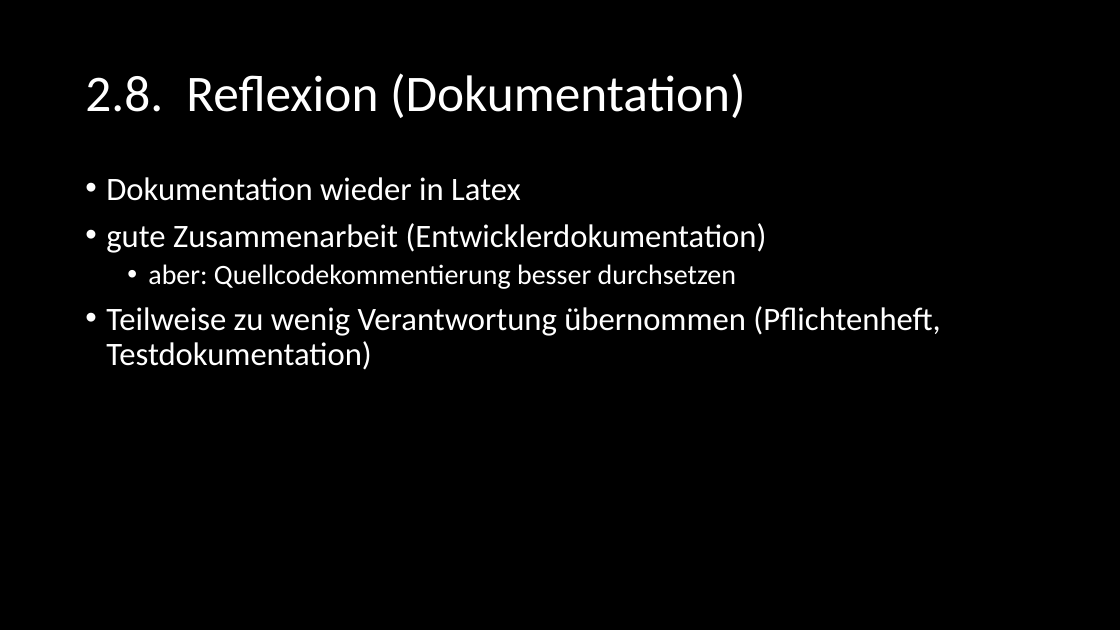
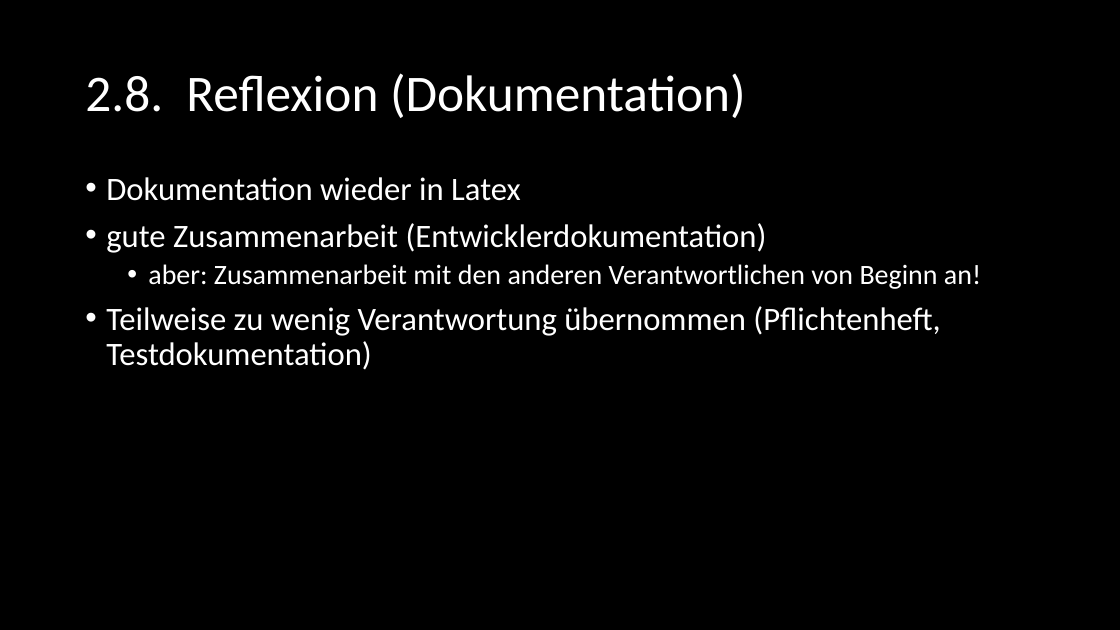
Before and after one commit to SE-Beleggruppe/Beleg_Planung, a slide deck: slide 20 of Präsentation/Felix - Dokumentation/SE_Dokumentation.pptx (slide 24 before the commit). Drawn at 1120x630 pixels with LibreOffice and Linux fonts; fonts in the diff are those of the drawing. Boxes give left, top, right and bottom in pixels: in the first picture for what was removed or moved away, otherwise in the second. Text is boxed around its words. In the diff, an @@ line names an element or a change of style, - is before the commit and + after.

Commit message:
Präsentation Dokumentation FINAL

```diff
--- a/Präsentation/Felix - Dokumentation/SE_Dokumentation.pptx
+++ b/Präsentation/Felix - Dokumentation/SE_Dokumentation.pptx
@@ text at <box>148,264,981,289</box>: text changed @@
-  • aber: Quellcodekommentierung besser durchsetzen
+  • aber: Zusammenarbeit mit den anderen Verantwortlichen von Beginn an!
```
Also in this commit, not shown: 9 other slides changed, 4 slides removed.
